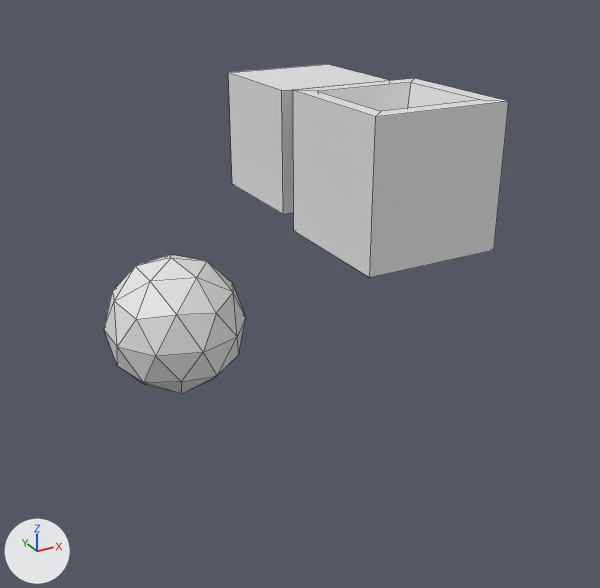
Two versions of the Blender file example.blend, one commit apart.
The view is the same before and after, from a 50 mm lens placed at (-10.85, -21.08, 8.74), pointed at (0.28, -0.84, -1.38). The axes (+X, +Y, +Z) are drawn at lower left. The lights are the same throughout. Mesh edges are drawn as thin lines.

Script lines for the objects in view, before the commit:
```python
me_cube = bpy.data.meshes.new('Cube')
me_cube.from_pydata(...)  # 16 vertices, 14 faces; spans x -1.0..1.0, y -1.0..1.0, z -1.0..1.0
me_cube.materials.append(mat_material)  # white #e7e7e7
me_cube_124 = bpy.data.meshes.new('Cube.124')
me_cube_124.from_pydata(...)  # a box spanning x -1.0..1.0, y -1.0..1.0, z -1.0..1.0
me_icosphere = bpy.data.meshes.new('Icosphere')
me_icosphere.from_pydata(...)  # an icosphere of 80 faces spanning x -0.95..0.95, y -1.0..1.0, z -1.0..1.0
ob_hollow_object = bpy.data.objects.new('hollow_object', me_cube_124)
ob_hollow_object.location = (2.44, 2.61, 2.54)
ob_hollow_object.scale = (1.89, 1.89, 1.89)
ob_object_on__x__y__z = bpy.data.objects.new('object on -x +y -z', me_icosphere)
ob_object_on__x__y__z.location = (-2.49, 2.63, -3.18)
ob_object_on__x__y__z.scale = (2.32, 2.32, 2.32)
ob_object_with_unconnected_faces = bpy.data.objects.new('object_with_unconnected_faces', me_cube)
ob_object_with_unconnected_faces.location = (2.44, -2.39, 2.54)
ob_object_with_unconnected_faces.scale = (2.08, 2.08, 2.08)
```
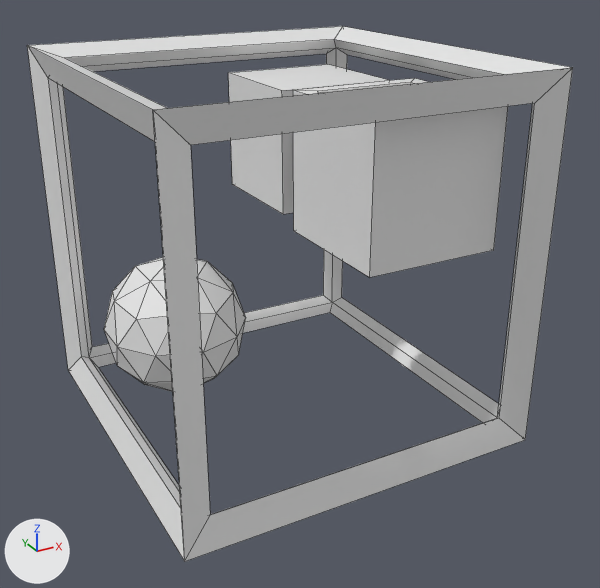
The change in detail:
Mesh me_cube_001 is new.
It has 40 vertices, 48 faces and spans x -1.06..1.06, y -1.06..1.06, z -1.06..1.06.
Object 'object_in_center_unsupported_origins' (ob_object_in_center_unsupported_origins) is new; it shows me_cube_001.
Its location is (0.0, 0.0, 0.0).
Its scale is (5.23, 5.23, 5.23).

Where the change shows, as pixel boxes [x1, y1, x2, y2] in the pictures (600 x 588 px):
'object_in_center_unsupported_origins', added: after [27, 26, 573, 561]
